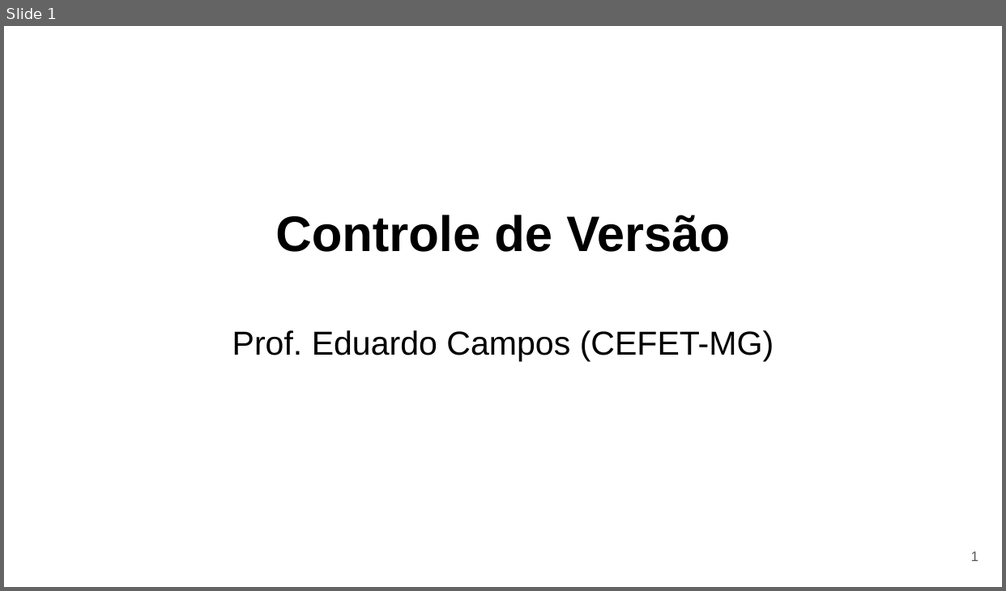
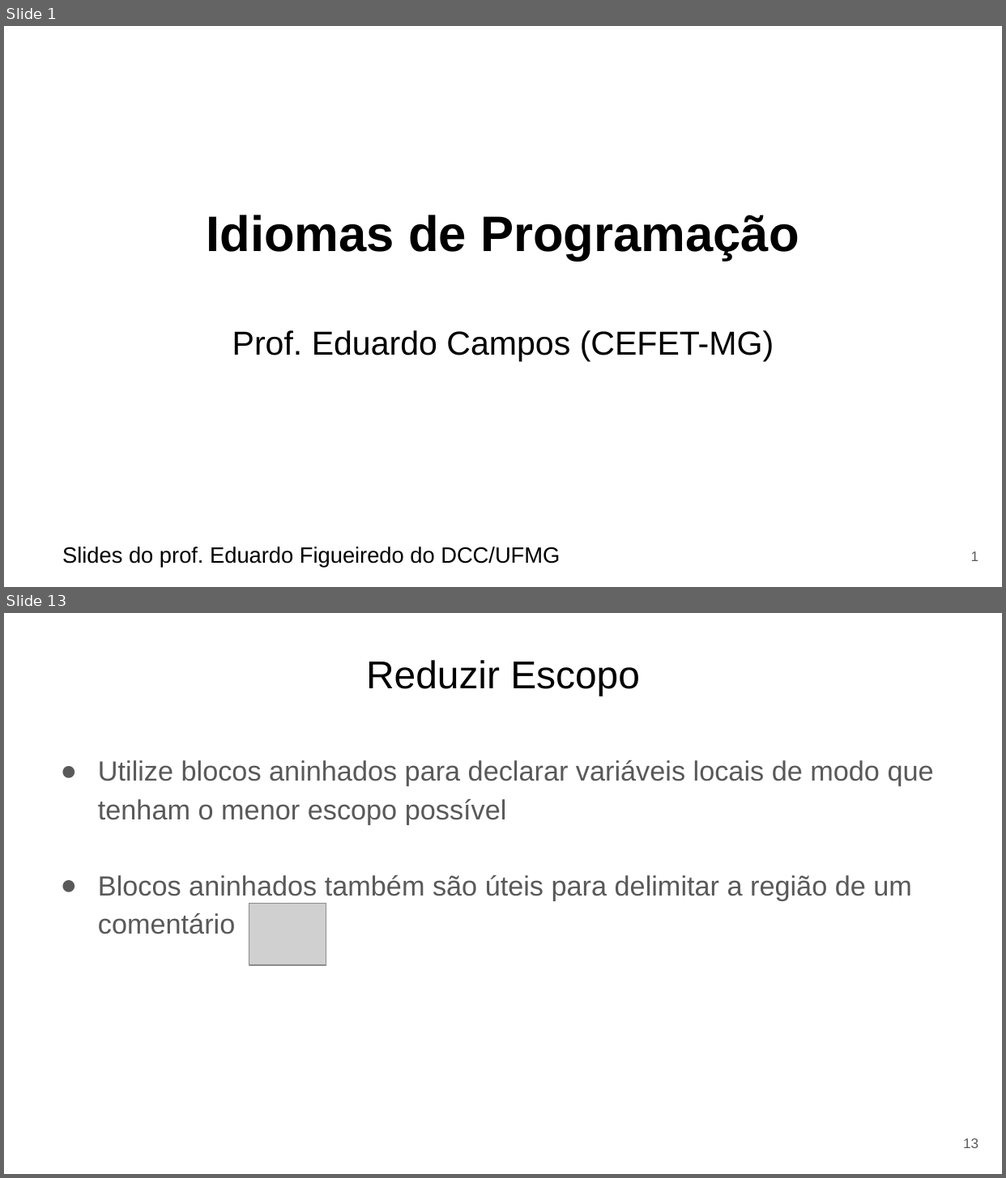
Before and after one commit to eduardocunha11/firstblog, a slide deck: aulas/gsi526/aula13-idiomas-programacao.pptx. Shown one above the other, each under a label of ours: slide 1 before the commit, slides 1 and 13 after it; the slides between them are not shown. The pictures are 1006x591 and 1006x1178 pixels, drawn with LibreOffice and Linux fonts; fonts in the diff are those of the drawing; grey boxes stand for pictures. Boxes give left, top, right and bottom in pixels: in the first picture for what was removed or moved away, otherwise in the second. Text is boxed around its words. In the diff, an @@ line names an element or a change of style, - is before the commit and + after.

Commit message:
add aula sobre idiomas de programacao

```diff
--- a/aulas/gsi526/aula13-idiomas-programacao.pptx
+++ b/aulas/gsi526/aula13-idiomas-programacao.pptx
@@ slide 13 added at [4, 613, 1002, 1174], background #FFFFFF @@
@@ title added at [366, 660, 640, 696], 28 pt, text #000000 @@
+Reduzir Escopo
@@ text added at [98, 760, 934, 935], 20 pt, text #595959 @@
+● Utilize blocos aninhados para declarar variáveis locais de modo que tenham o menor escopo possível
+● Blocos aninhados também são úteis para delimitar a região de um comentário
@@ picture added at [249, 904, 326, 965] @@
@@ page number added at [963, 1139, 978, 1148], 10 pt, text #595959 @@
+13
@@ slide 1 changed as well @@
@@ title at [206, 215, 799, 261]: text changed @@
-Controle de Versão
+Idiomas de Programação
@@ text added at [62, 547, 560, 567], 16 pt, text #000000 @@
+Slides do prof. Eduardo Figueiredo do DCC/UFMG
```
Also in this commit, not shown: 1 other slide changed, 18 other slides added, 23 slides removed, 4 other files.
